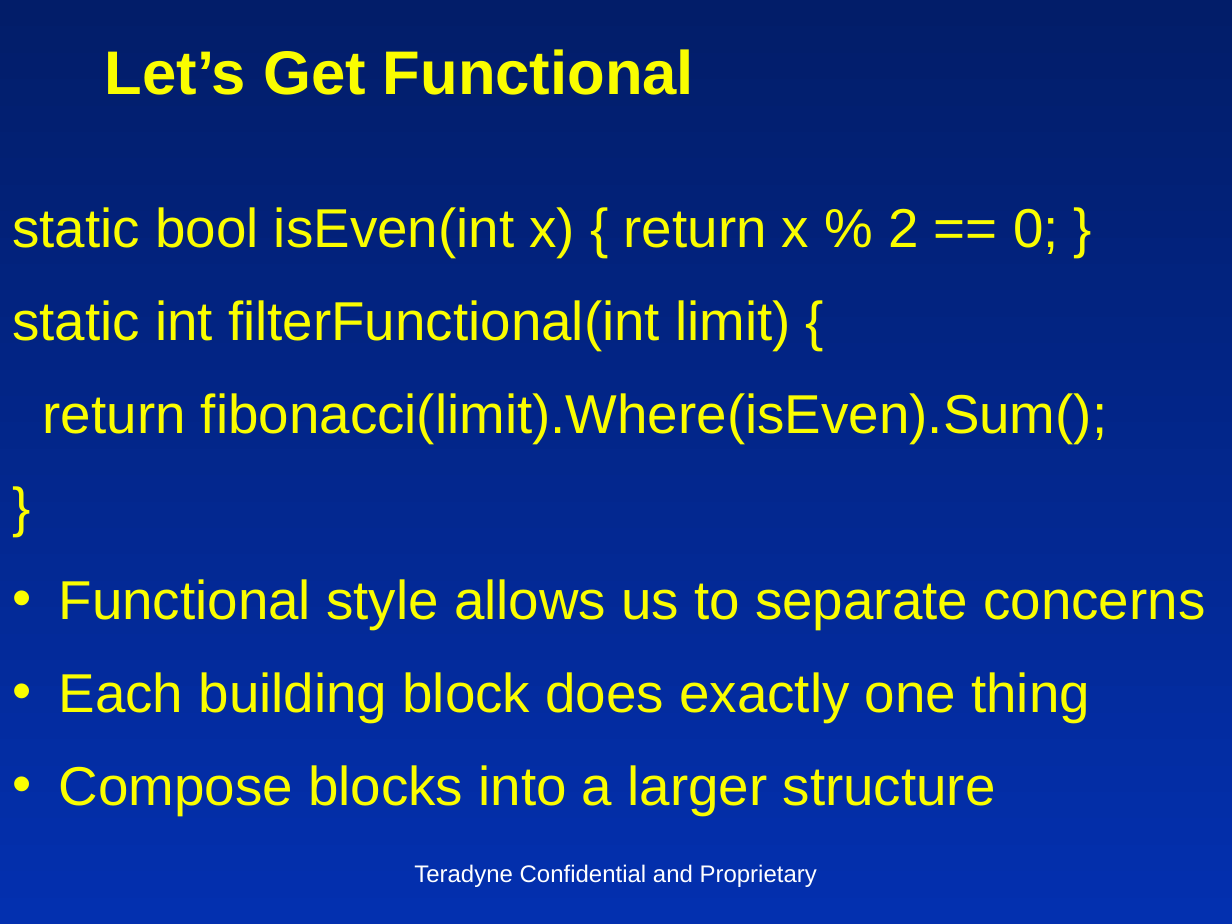
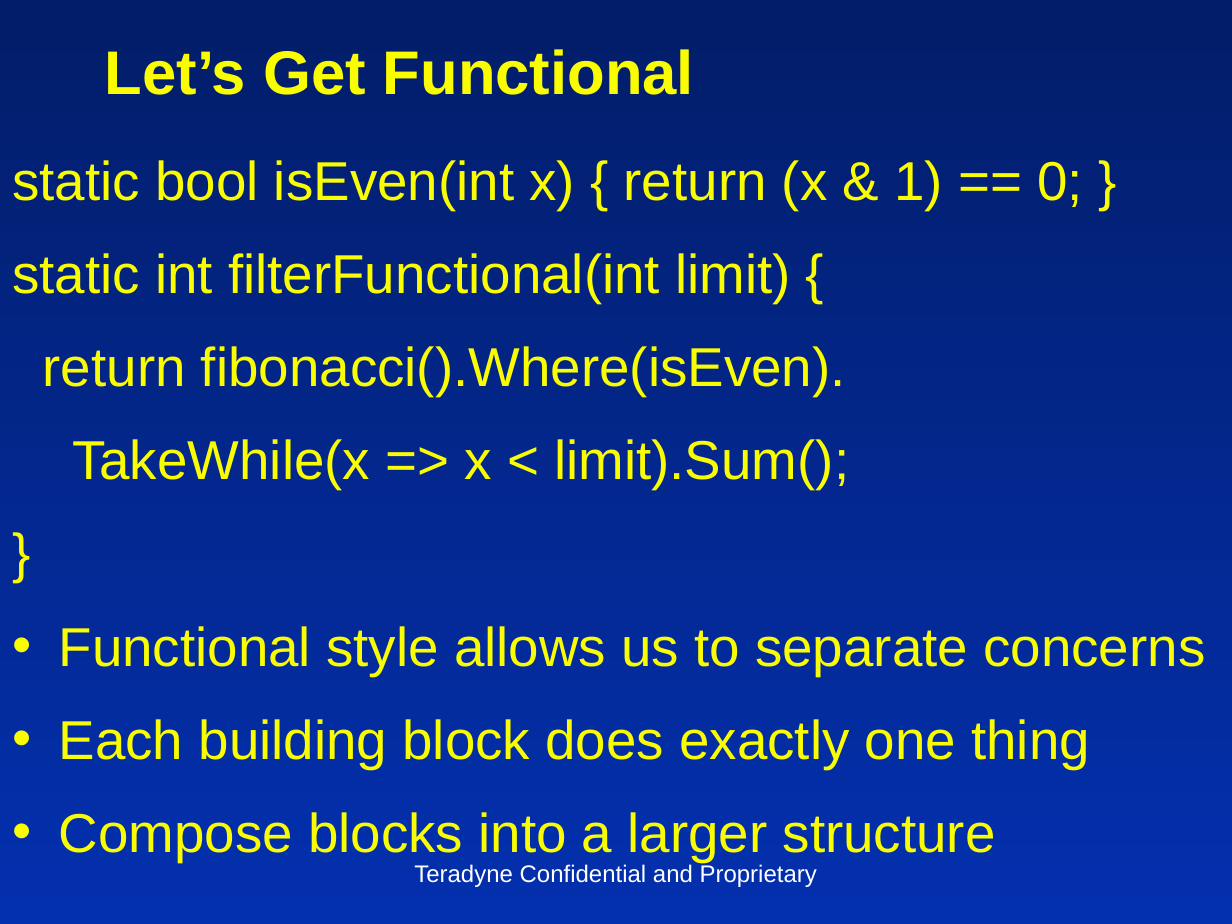
Before and after one commit to insideoutclub/Euler, a slide deck: slide 5 of FiveEasyPieces2.pptx (slide 7 before the commit). Drawn at 1232x924 pixels with LibreOffice and Linux fonts; fonts in the diff are those of the drawing. Boxes give left, top, right and bottom in pixels: in the first picture for what was removed or moved away, otherwise in the second. Text is boxed around its words. In the diff, an @@ line names an element or a change of style, - is before the commit and + after.

```diff
--- a/FiveEasyPieces2.pptx
+++ b/FiveEasyPieces2.pptx
@@ text at [12, 160, 1083, 210]: text changed @@
-static bool isEven(int x) { return x % 2 == 0; }
+static bool isEven(int x) { return (x & 1) == 0; }
@@ text at [43, 346, 849, 489]: text changed @@
-return fibonacci(limit).Where(isEven).Sum();
+return fibonacci().Where(isEven).
+TakeWhile(x => x < limit).Sum();
```
Also in this commit, not shown: 4 other slides changed, 7 slides removed, 1 other file.
